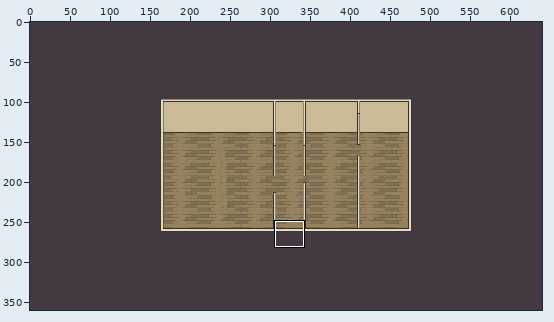
Two versions of one sprite sheet, assets/02_architecture/05_moulin/01_int/background.png. The picture above shows the old version from afar; the outline marks the close-up.
Close-up. Before:
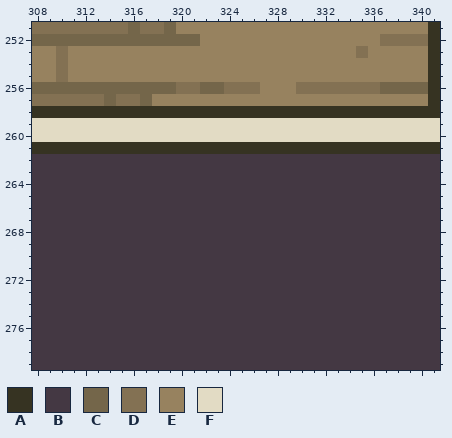
The file is 640x360 pixels. Shown: x 308..341, y 251..279.
Palette (. is transparent): A #363322  B #443843  C #74664a  D #837153  E #97825f  F #e2dbc4
Pixels before, first column x 308:
251 DDDDDDDDCDDCEEEEEEEEEEEEEEEEEEEEEA
252 CCCCCCCCCCCCCCEEEEEEEEEEEEEEEDDDDA
253 EEDEEEEEEEEEEEEEEEEEEEEEEEEDEEEEEA
254 EEDEEEEEEEEEEEEEEEEEEEEEEEEEEEEEEA
255 EEDEEEEEEEEEEEEEEEEEEEEEEEEEEEEEEA
256 CCCCCCCCCCCCDDCCDDDEEEDDDDDDDCCCCA
257 DDDDDDCDDCEEEEEEEEEEEEEEEEEEEEEEEA
258 AAAAAAAAAAAAAAAAAAAAAAAAAAAAAAAAAA
259 FFFFFFFFFFFFFFFFFFFFFFFFFFFFFFFFFF
260 FFFFFFFFFFFFFFFFFFFFFFFFFFFFFFFFFF
261 AAAAAAAAAAAAAAAAAAAAAAAAAAAAAAAAAA
262 BBBBBBBBBBBBBBBBBBBBBBBBBBBBBBBBBB
263 BBBBBBBBBBBBBBBBBBBBBBBBBBBBBBBBBB
264 BBBBBBBBBBBBBBBBBBBBBBBBBBBBBBBBBB
265 BBBBBBBBBBBBBBBBBBBBBBBBBBBBBBBBBB
266 BBBBBBBBBBBBBBBBBBBBBBBBBBBBBBBBBB
267 BBBBBBBBBBBBBBBBBBBBBBBBBBBBBBBBBB
268 BBBBBBBBBBBBBBBBBBBBBBBBBBBBBBBBBB
269 BBBBBBBBBBBBBBBBBBBBBBBBBBBBBBBBBB
270 BBBBBBBBBBBBBBBBBBBBBBBBBBBBBBBBBB
271 BBBBBBBBBBBBBBBBBBBBBBBBBBBBBBBBBB
272 BBBBBBBBBBBBBBBBBBBBBBBBBBBBBBBBBB
273 BBBBBBBBBBBBBBBBBBBBBBBBBBBBBBBBBB
274 BBBBBBBBBBBBBBBBBBBBBBBBBBBBBBBBBB
275 BBBBBBBBBBBBBBBBBBBBBBBBBBBBBBBBBB
276 BBBBBBBBBBBBBBBBBBBBBBBBBBBBBBBBBB
277 BBBBBBBBBBBBBBBBBBBBBBBBBBBBBBBBBB
278 BBBBBBBBBBBBBBBBBBBBBBBBBBBBBBBBBB
279 BBBBBBBBBBBBBBBBBBBBBBBBBBBBBBBBBB
Once edited:
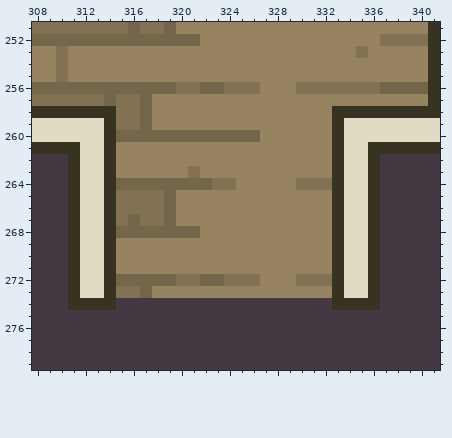
Diff:
Changed rows in their new state; - is an unchanged pixel.
first column x 311:
258 ----DDCEEEEEEEEEEEEEEE----
259 ---ADDCEEEEEEEEEEEEEEEA---
260 ---ACCCCCCCCCCCCEEEEEEA---
261 -FF-EEEEEEEEEEEEEEEEEE-FF-
262 AFFAEEEEEEEEEEEEEEEEEEAFFA
263 AFFAEEEEEEDEEEEEEEEEEEAFFA
264 AFFACCCCCCCCDDEEEEEDDDAFFA
265 AFFADDDDCEEEEEEEEEEEEEAFFA
266 AFFADDDDCEEEEEEEEEEEEEAFFA
267 AFFADCDDCEEEEEEEEEEEEEAFFA
268 AFFACCCCCCCEEEEEEEEEEEAFFA
269 AFFAEEEEEEEEEEEEEEEEEEAFFA
270 AFFAEEEEEEEEEEEEEEEEEEAFFA
271 AFFAEEEEEEEEEEEEEEEEEEAFFA
272 AFFACCCCCDDCCDDDEEEDDDAFFA
273 AFFADDCEEEEEEEEEEEEEEEAFFA
274 AAAA------------------AAAA
Pixel boxes of the changes (left, top, right, bottom) in both close-ups:
changed: (68, 106, 380, 310)
